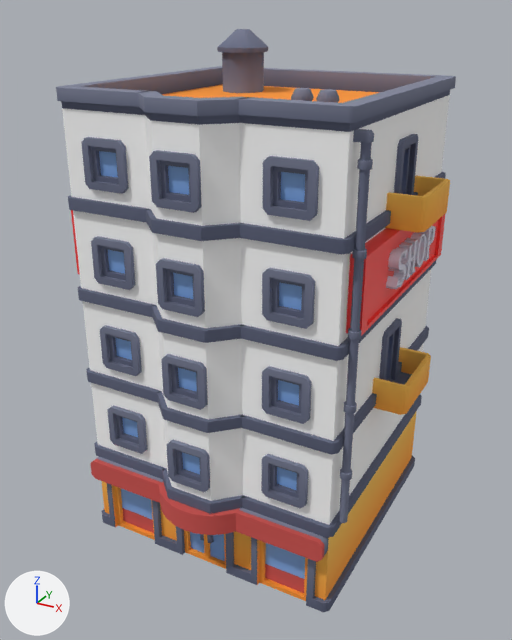
Before and after pictures for a commit that changed the glTF model public/models/shop_level3.glb.
Both versions are drawn from a camera (50 mm lens) standing at (1.38, -2.69, 2.36) and looking at (-0.06, -0.06, 1.04). Arrows for +X, +Y and +Z are at lower left; the lights stay in place. The first picture is the older version. Where no turn or scale is listed for an object, it has been applied to the vertices.

In view in the first picture: 'building-l', '文本.001', '立方体', '立方体.001'.
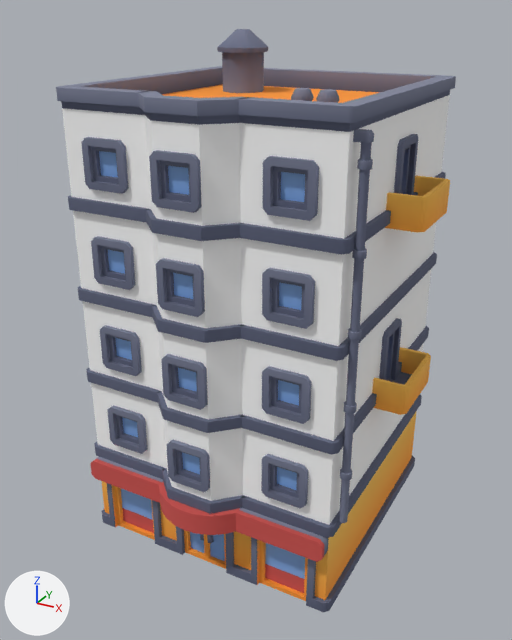
The newer file is also turned or shifted as a whole; pictures and numbers use the older file's frame.

Changed parts and their boxes [x1, y1, x2, y2] in the pictures (512 x 640 px):
```json
{"object": "立方体.001", "change": "deleted", "before": [346, 214, 445, 336], "on screen": "red"}
{"object": "文本.001", "change": "deleted", "before": [386, 226, 436, 290]}
{"object": "立方体", "change": "deleted", "before": [71, 210, 80, 274], "on screen": "mostly hidden"}
```

Edits to the scene script, one JSON object a line:
```json
{"op": "remove", "block": "ob_立方体", "code": ["ob_立方体 = bpy.data.objects.new('立方体', me_立方体)", "ob_立方体.location = (-0.694, 0.037, 1.438)"]}
{"op": "remove", "block": "ob_立方体_001", "code": ["ob_立方体_001 = bpy.data.objects.new('立方体.001', me_立方体_001)", "ob_立方体_001.location = (0.564, 0.055, 1.425)"]}
{"op": "remove", "block": "ob_文本_001", "code": ["ob_文本_001 = bpy.data.objects.new('文本.001', me_shop_001)", "ob_文本_001.location = (0.598, -0.182, 1.357)"]}
```
